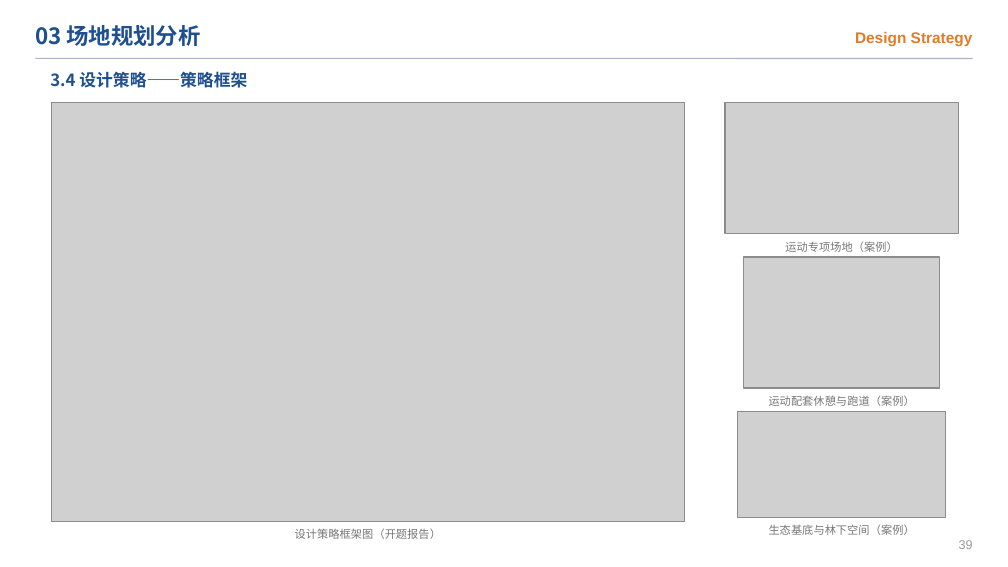
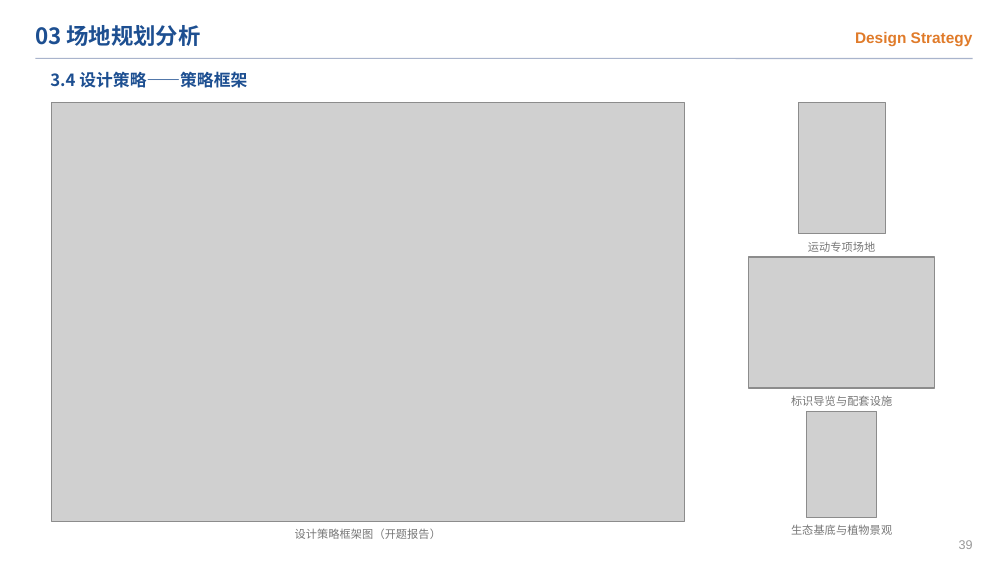
Before and after one commit to chun96309-cloud/lxfs, a slide deck: slide 41 of 跃动栖园_开题答辩PPT.pptx. Drawn at 1008x567 pixels with LibreOffice and Linux fonts; fonts in the diff are those of the drawing; grey boxes stand for pictures. Boxes give left, top, right and bottom in pixels: in the first picture for what was removed or moved away, otherwise in the second. Text is boxed around its words. In the diff, an @@ line names an element or a change of style, - is before the commit and + after.

```diff
--- a/跃动栖园_开题答辩PPT.pptx
+++ b/跃动栖园_开题答辩PPT.pptx
@@ picture: place and size @@
-picture at (725,103,958,234)
+picture at (798,103,885,234)
@@ picture: place and size @@
-picture at (744,257,940,388)
+picture at (749,257,934,388)
@@ text at (808,241,875,252): text changed @@
-运动专项场地（案例）
+运动专项场地
@@ text at (791,396,892,406): text changed @@
-运动配套休憩与跑道（案例）
+标识导览与配套设施
@@ picture: place and size @@
-picture at (738,411,947,517)
+picture at (806,411,877,517)
@@ text at (791,524,892,535): text changed @@
-生态基底与林下空间（案例）
+生态基底与植物景观
```
Also in this commit, not shown: 20 other slides changed, 38 other files.
